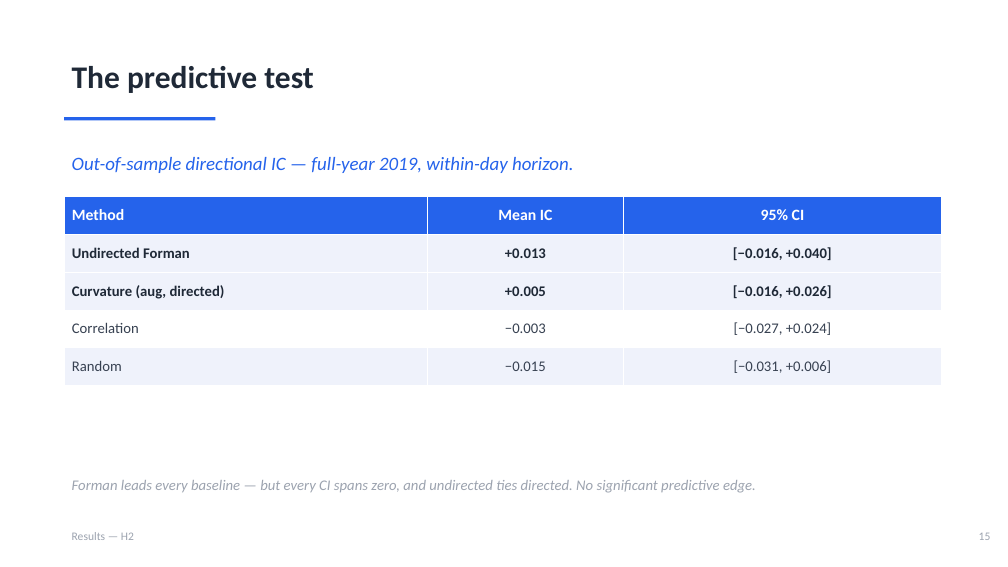
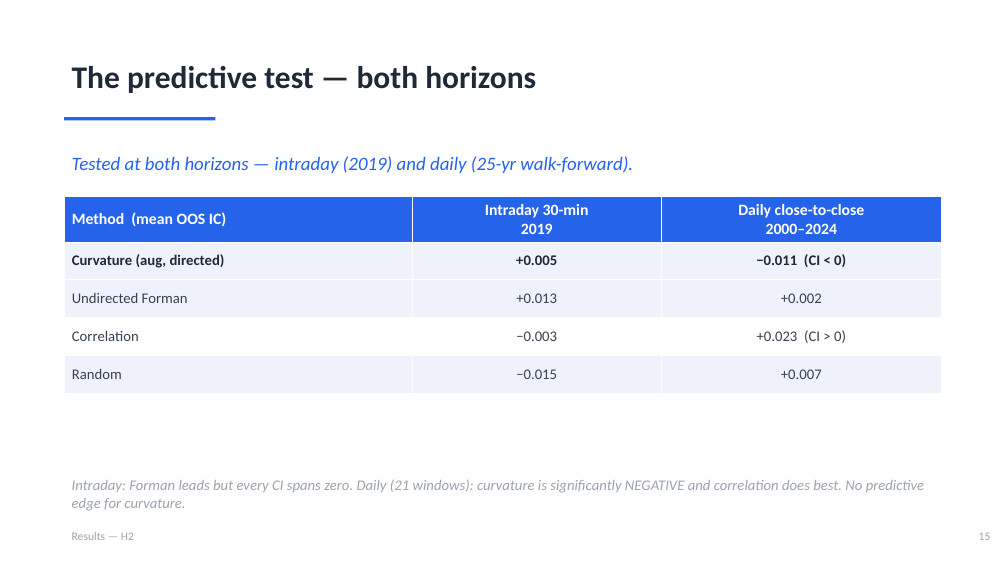
Before and after one commit to ivan-sit/Curvature-Lead-Lag-Model, a slide deck: slide 16 of slides/Ricci_Curvature_LeadLag.pptx. Drawn at 1008x567 pixels with LibreOffice and Linux fonts; fonts in the diff are those of the drawing. Boxes give left, top, right and bottom in pixels: in the first picture for what was removed or moved away, otherwise in the second. Text is boxed around its words. In the diff, an @@ line names an element or a change of style, - is before the commit and + after.

```diff
--- a/slides/Ricci_Curvature_LeadLag.pptx
+++ b/slides/Ricci_Curvature_LeadLag.pptx
@@ text at box(72, 66, 536, 93): text changed @@
-The predictive test
+The predictive test — both horizons
@@ text at box(72, 156, 633, 173): text changed @@
-Out-of-sample directional IC — full-year 2019, within-day horizon.
+Tested at both horizons — intraday (2019) and daily (25-yr walk-forward).
@@ table at box(64, 197, 941, 386) @@
-row 1: Method | Mean IC | 95% CI
+row 1: Method (mean OOS IC) | Intraday 30-min / 2019 | Daily close-to-close / 2000–2024
-row 2: Undirected Forman | +0.013 | [−0.016, +0.040]
+row 2: Curvature (aug, directed) | +0.005 | −0.011 (CI < 0)
-row 3: Curvature (aug, directed) | +0.005 | [−0.016, +0.026]
+row 3: Undirected Forman | +0.013 | +0.002
-row 4, column 3: [−0.027, +0.024]
+row 4, column 3: +0.023 (CI > 0)
-row 5, column 3: [−0.031, +0.006]
+row 5, column 3: +0.007
@@ text at box(72, 479, 924, 511): text changed @@
-Forman leads every baseline — but every CI spans zero, and undirected ties directed. No significant predictive edge.
+Intraday: Forman leads but every CI spans zero. Daily (21 windows): curvature is significantly NEGATIVE and correlation does best. No predictive edge for curvature.
```
Also in this commit, not shown: 4 other slides changed, 3 other files.
